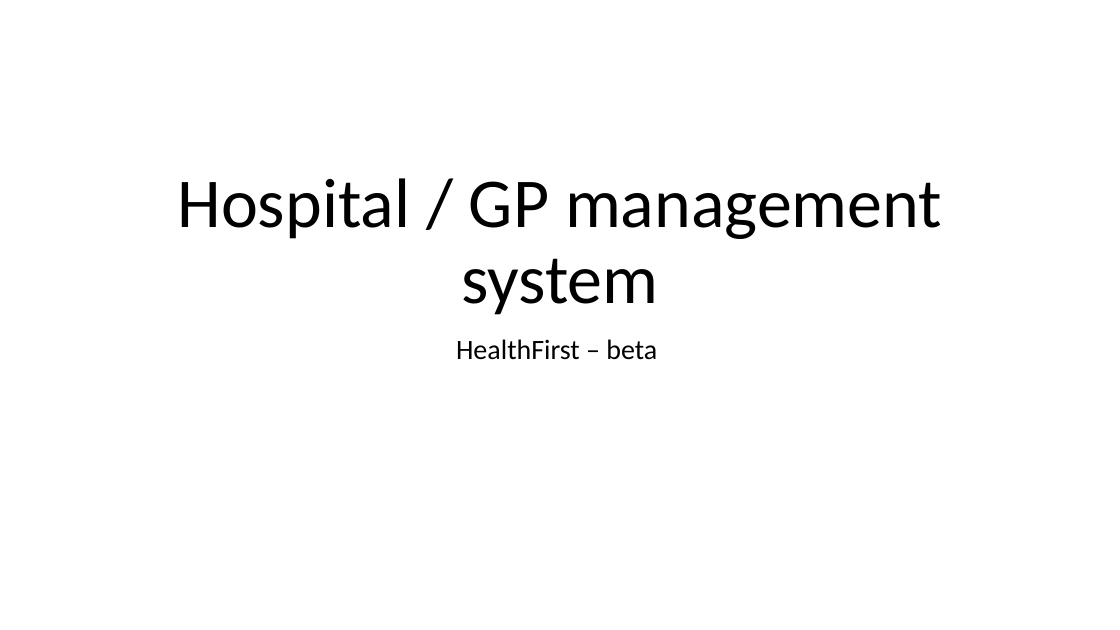
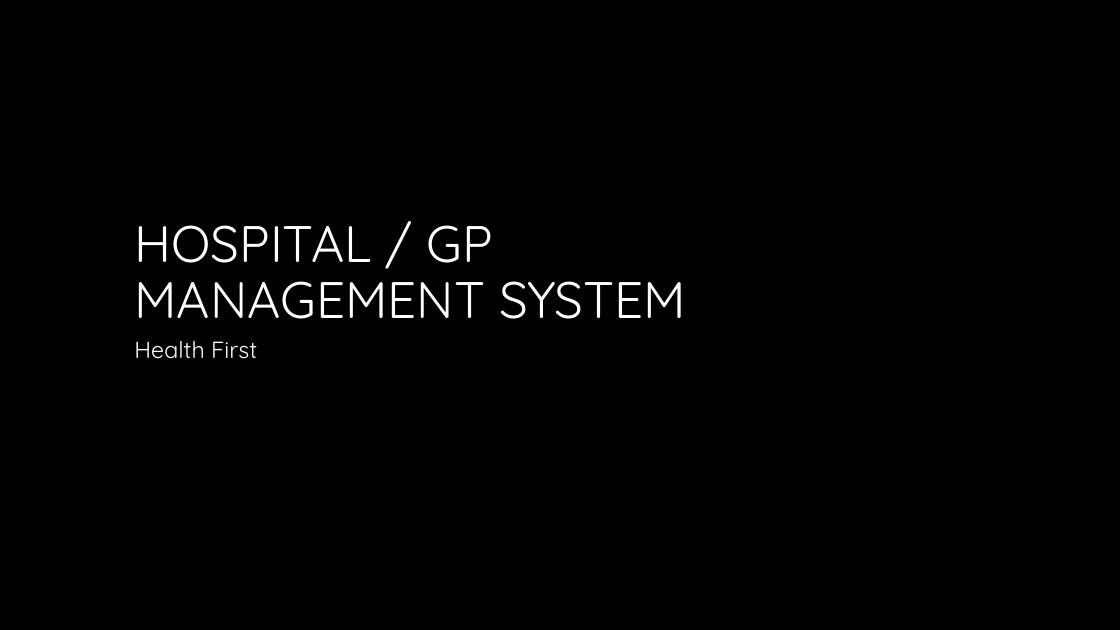
Before and after one commit to petrusfourie/health_first, a slide deck: slide 1 of Hospital_Management_Project.pptx. Drawn at 1120x630 pixels with LibreOffice and Linux fonts; fonts in the diff are those of the drawing; background and template pictures are left out. Boxes give left, top, right and bottom in pixels: in the first picture for what was removed or moved away, otherwise in the second. Text is boxed around its words. In the diff, an @@ line names an element or a change of style, - is before the commit and + after.

Commit message:
Updated slides - waiting for UML design

```diff
--- a/Hospital_Management_Project.pptx
+++ b/Hospital_Management_Project.pptx
@@ background #FFFFFF to #000000 @@
@@ title at (134, 225, 686, 319): text changed; size 60 to 44 pt; font Calibri to Quicksand; text colour #000000 to #FFFFFF @@
-Hospital / GP management system
+HOSPITAL / GP
+MANAGEMENT SYSTEM
@@ subtitle at (134, 341, 257, 359): text changed; size 24 to 20 pt; font Calibri to Quicksand; text colour #000000 to #FFFFFF @@
-HealthFirst – beta
+Health First
```
Also in this commit, not shown: 13 other slides changed, 9 slides added.
